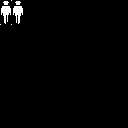
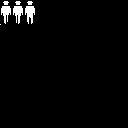
Layer changes from the first w=128, h=128 image to the second:
painted on "Layer" over [11, 0, 35, 25]
